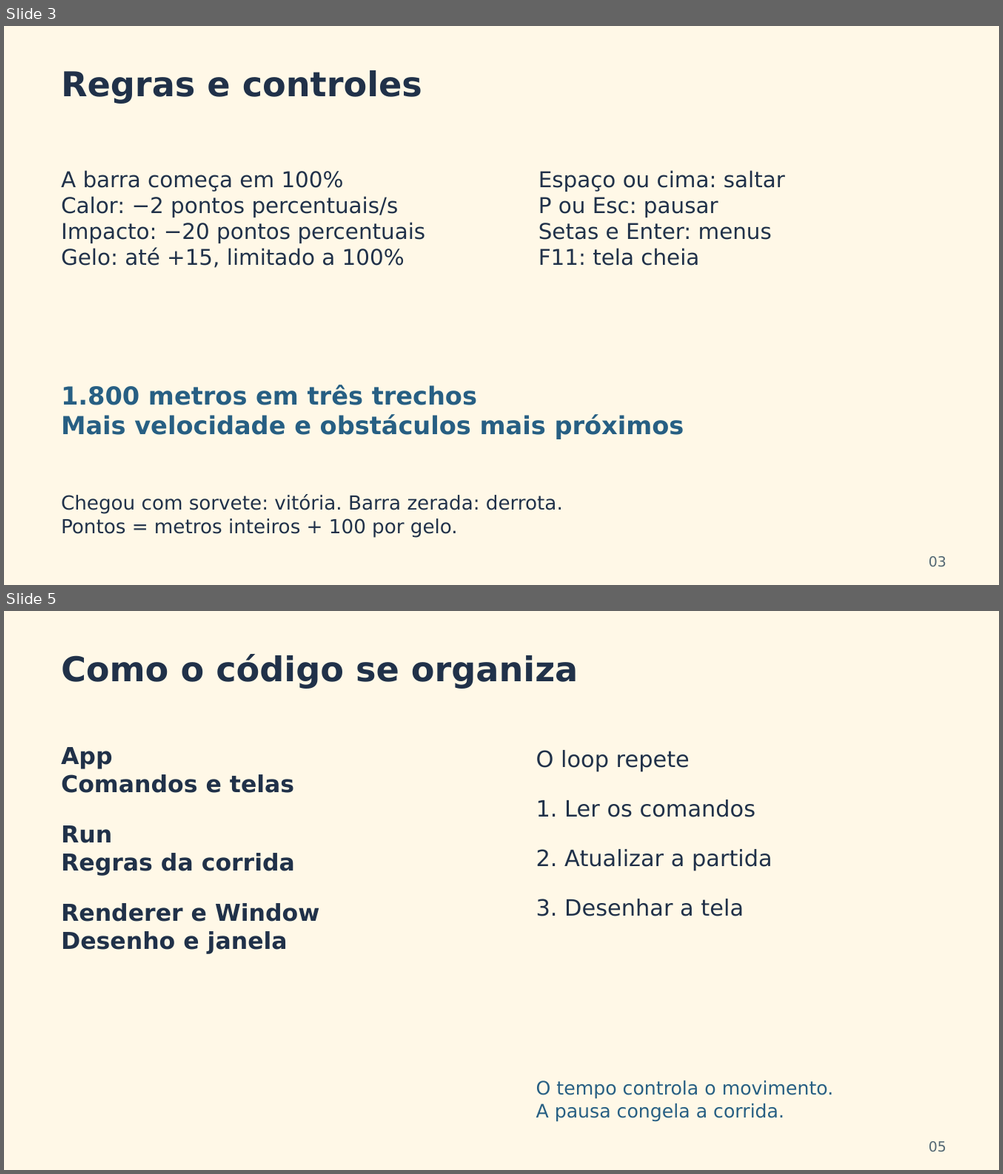
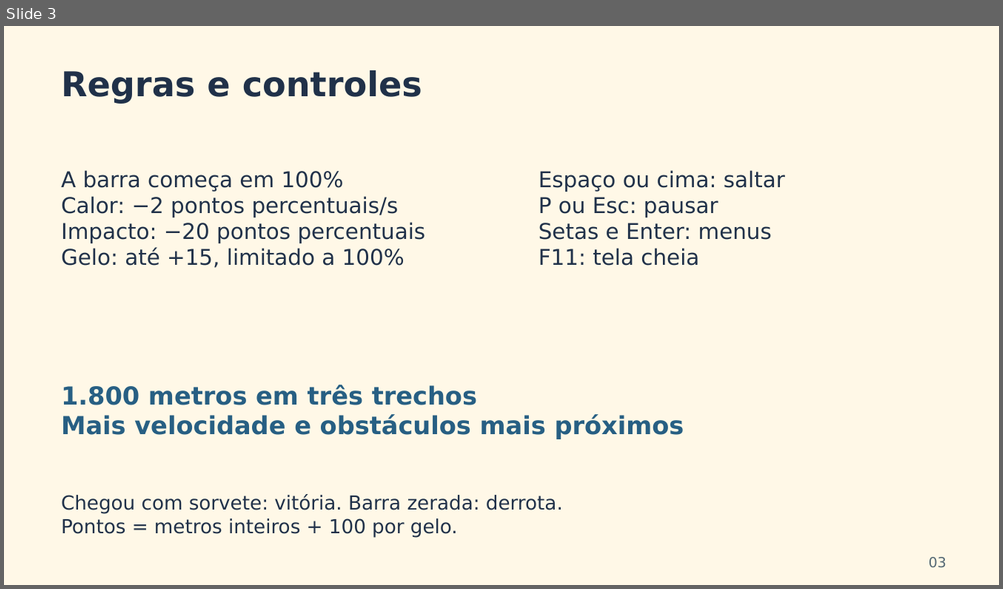
Before and after one commit to Danielpr614/corre-que-derrete, a slide deck: presentation/Corre_que_Derrete_Equipe_20261015.pptx. Shown one above the other, each under a label of ours: slides 3 and 5 before the commit, slide 3 after it; the slides between them are not shown. The pictures are 1003x1174 and 1003x589 pixels, drawn with LibreOffice and Linux fonts; fonts in the diff are those of the drawing. Boxes give left, top, right and bottom in pixels: in the first picture for what was removed or moved away, otherwise in the second. Text is boxed around its words. In the diff, an @@ line names an element or a change of style, - is before the commit and + after.

```diff
--- a/presentation/Corre_que_Derrete_Equipe_20261015.pptx
+++ b/presentation/Corre_que_Derrete_Equipe_20261015.pptx
@@ slide 5 removed at (x1=4, y1=611, x2=999, y2=1170), background #FFF8E7 @@
@@ text removed at (x1=61, y1=654, x2=578, y2=689) @@
-Como o código se organiza
@@ text removed at (x1=61, y1=747, x2=319, y2=954) @@
-App
-Comandos e telas
-Run
-Regras da corrida
-Renderer e Window
-Desenho e janela
@@ text removed at (x1=536, y1=750, x2=755, y2=917) @@
-O loop repete
-1. Ler os comandos
-2. Atualizar a partida
-3. Desenhar a tela
@@ text removed at (x1=536, y1=1081, x2=834, y2=1122) @@
-O tempo controla o movimento.
-A pausa congela a corrida.
@@ text removed at (x1=928, y1=1142, x2=946, y2=1153) @@
-05
```
Also in this commit, not shown: 2 slides changed, 3 slides added, 9 other slides removed, 6 other files.
